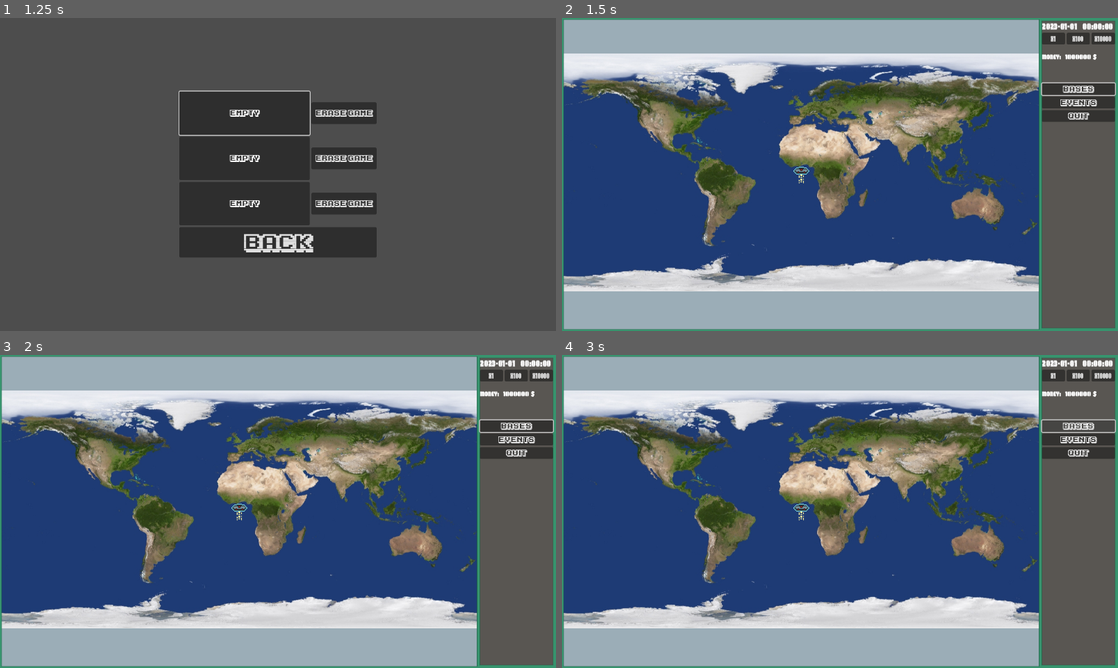
Above: before the commit, frames 1-4 (two rows, left to right).
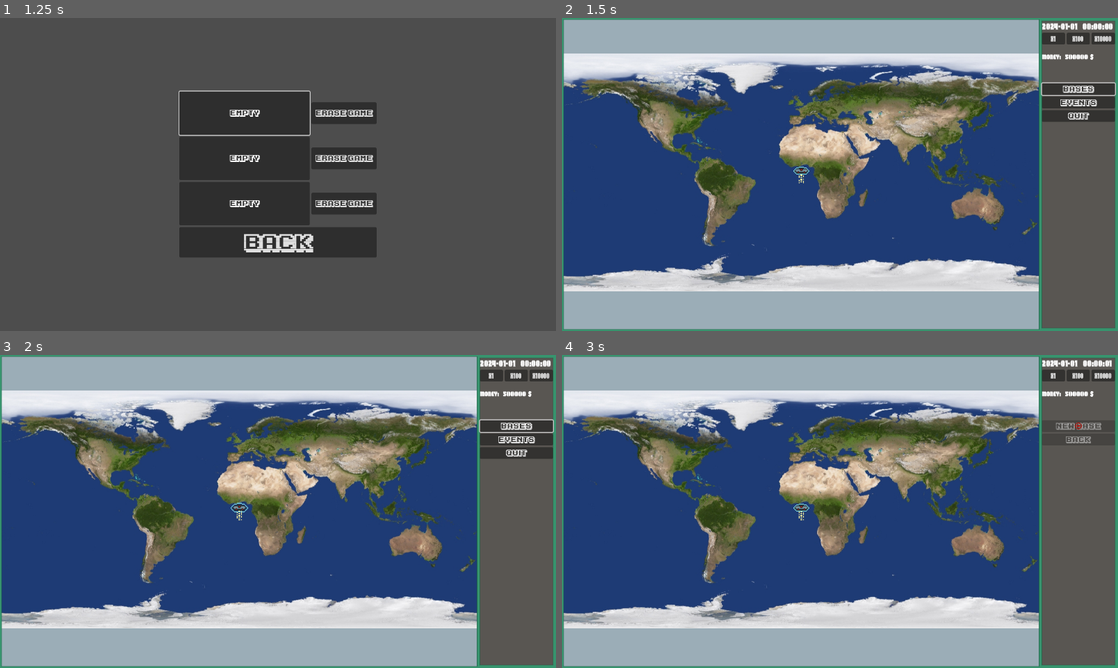
Above: after the commit, the same moments.

Repository: mmyumu/OVNI-godot
Game: Godot game, scene res://menu.tscn
The game is run twice, just before and just after one commit, with the same random seed, the same clock (stepped at 60 frames per second) and the same inputs.
Inputs (mouse positions are in pixels of both pictures, inside the frame that each line leads up to):
- Up to frame 1 (1.25 s): click "Start" at 0.5 s
- Up to frame 2 (1.5 s): click (806, 111) at 1.27 s
- Up to frame 3 (2 s): no input
- Up to frame 4 (3 s): click (1079, 426) at 2 s, where only the run after the commit has a clickable "Bases"; click (1079, 426) at 2.75 s, where only the run after the commit has a clickable "New base"

Frame 1 is identical in both runs. In frame 2, 0.1% of the frame differs, in the area x 88-97%, y 1-14%; in frame 3, 0.2%; in frame 4, 1.1%, in the area x 42-100%, y 1-53%.
Error before the commit: Parse Error: Identifier "MasterMindIntel" not declared in the current scope. (res://global/earth_layout.gd:34)

Commit message:
Remove useless scenes

Diff:
--- a/global/earth_layout.gd
+++ b/global/earth_layout.gd
@@ -31,7 +31,7 @@
 			add_ship(ship)
 
 func _ready():
-	MasterMindIntel.attack_spawned.connect(_on_attack_spawned)
+	MastermindIntel.attack_spawned.connect(_on_attack_spawned)
 
 	$NewBaseDialog.close()
 	mouse_pos = to_local(get_global_mouse_position())
--- a/manager/cheat.tscn
+++ /dev/null
@@ -1,7 +0,0 @@
-[gd_scene load_steps=2 format=3 uid="uid://deym4jp4t15w1"]
-
-[ext_resource type="Script" path="res://manager/cheat.gd" id="1_6nbu0"]
-
-[node name="CheatManager" type="Node"]
-process_mode = 3
-script = ExtResource("1_6nbu0")
--- a/manager/datetimer.tscn
+++ /dev/null
@@ -1,6 +0,0 @@
-[gd_scene load_steps=2 format=3 uid="uid://cqkmpvwobj523"]
-
-[ext_resource type="Script" path="res://manager/datetimer.gd" id="1_75mvl"]
-
-[node name="DatetimerManager" type="Node"]
-script = ExtResource("1_75mvl")
--- a/manager/headquarters.tscn
+++ /dev/null
@@ -1,6 +0,0 @@
-[gd_scene load_steps=2 format=3 uid="uid://ely8eb3etg5j"]
-
-[ext_resource type="Script" path="res://manager/headquarters.gd" id="1_c1q3r"]
-
-[node name="Headquarters" type="Node"]
-script = ExtResource("1_c1q3r")
--- a/manager/mastermind_intel.tscn
+++ /dev/null
@@ -1,6 +0,0 @@
-[gd_scene load_steps=2 format=3 uid="uid://dfdiryq42g7aj"]
-
-[ext_resource type="Script" path="res://manager/mastermind_intel.gd" id="1_mywak"]
-
-[node name="MasterMindManager" type="Node"]
-script = ExtResource("1_mywak")
--- a/manager/money.tscn
+++ /dev/null
@@ -1,6 +0,0 @@
-[gd_scene load_steps=2 format=3 uid="uid://tgup7m2mu5vp"]
-
-[ext_resource type="Script" path="res://manager/money.gd" id="1_7qbm8"]
-
-[node name="MoneyManager" type="Node"]
-script = ExtResource("1_7qbm8")
--- a/manager/ships.tscn
+++ /dev/null
@@ -1,6 +0,0 @@
-[gd_scene load_steps=2 format=3 uid="uid://cjgjtmjjtgnoo"]
-
-[ext_resource type="Script" path="res://manager/ships.gd" id="1_x888x"]
-
-[node name="ShipsManager" type="Node"]
-script = ExtResource("1_x888x")
